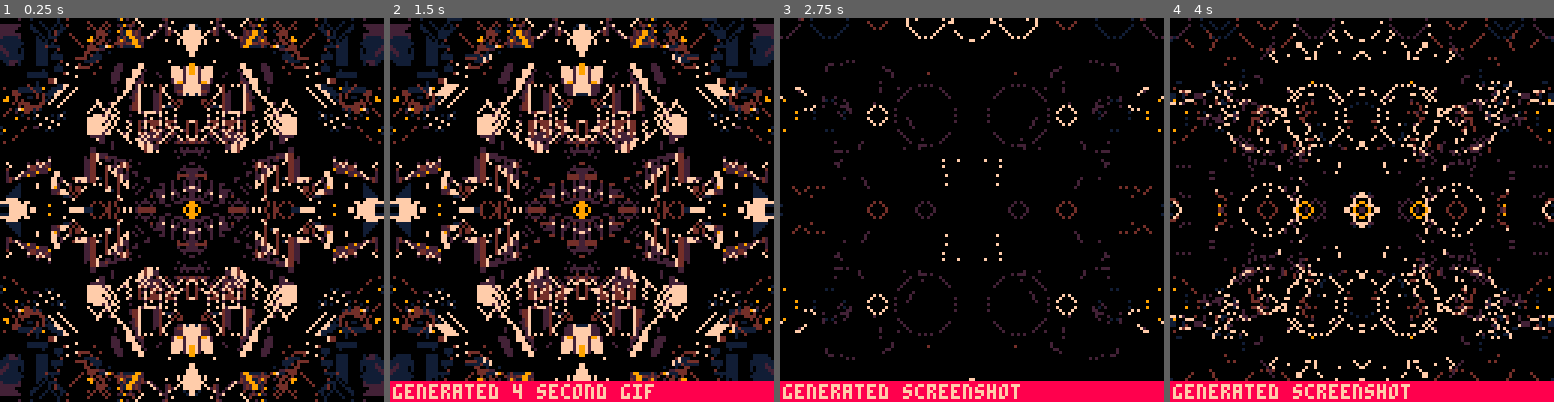
Above: before the commit, frames 1-4 (left to right).
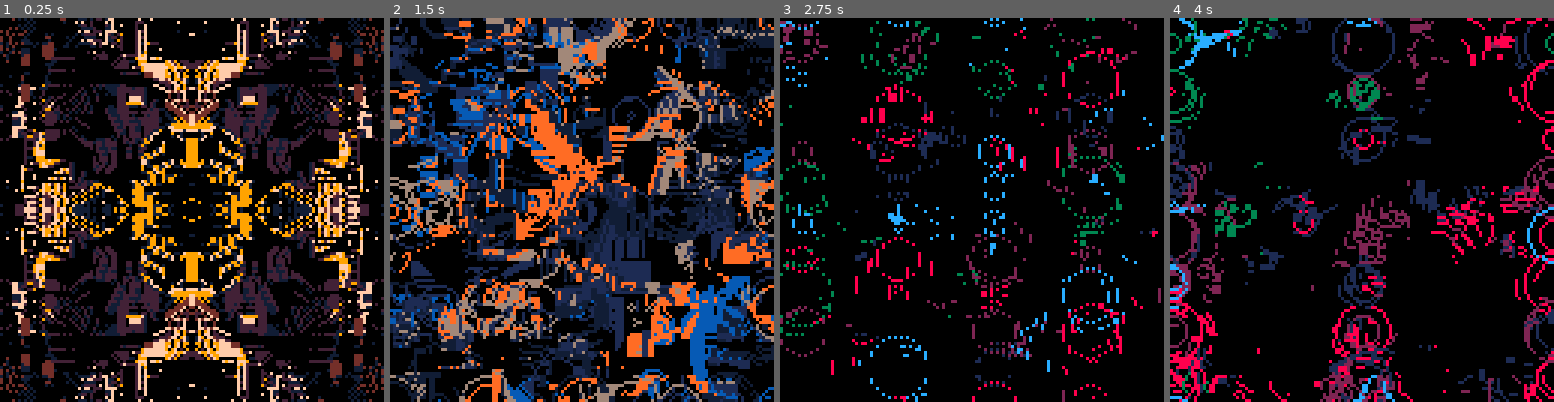
Above: after the commit, the same moments.

Repository: aebrer/pico8_carts
Game: PICO-8 cartridge versum/genesis/interior_zoning_cartography.p8
The game is run twice, just before and just after one commit, with the same random seed, the same clock (stepped at 60 frames per second) and the same inputs.
Inputs:
- Up to frame 1 (0.25 s): no input
- Up to frame 2 (1.5 s): tap X (X key) at 0.33, 1.07 s; tap O (Z key) at 0.7 s
- Up to frame 3 (2.75 s): hold Right 1.6-2.1 s; tap O (Z key) at 1.7, 2.1, 2.5 s; tap X (X key) at 1.85 s; hold Up 2.15-2.42 s; hold Right from 2.47 s (still down)
- Up to frame 4 (4 s): tap O (Z key) at 2.9, 3.3, 3.7 s; tap X (X key) at 2.97 s; release Right at 3.03 s; hold Left 3.08-3.58 s; hold Down 3.63-3.97 s

The runs differ from the first frame. In frame 1, 57% of the frame differs, in the area x 0-100%, y 0-100%; in frame 2, 70%; in frame 3, 18%; in frame 4, 31%.

Commit message:
now the map moves

Diff:
--- a/versum/genesis/interior_zoning_cartography.p8
+++ b/versum/genesis/interior_zoning_cartography.p8
@@ -13,6 +13,8 @@
 cx=0
 cy=0
 function _init()
+--cx=0cy=0
+--camera(-cx,-cy)
 srand(s)
 poke(24364,r({0,0,0,5,6,7}))
 cls()
@@ -28,24 +30,29 @@
 ∧,░,…,█,█,
 █,▥,▒,♪,▤
 }))
---fillp(░)
-xi=r({8,16,32,32,64})
-yi=r({8,16,32,32,64})
---xi=64yi=64
+--fillp(∧)
+xi=r({12,16,32,32,64})
+yi=r({12,16,32,32,64})
+while (xi<=16 and yi<=16) do
+ if r()>.5 then
+  xi=r({12,16,32,32,64})
+ else
+  yi=r({12,16,32,32,64})
+ end
+end
 
 rev_x=r({true,false})
 rev_y=r({true,false})
 end
 _init()
 ::_::
-camera(cx,cy)
-for x=0+cx,128+cx,xi do
- for y=0+cy,128+cy,yi do
+for x=-640+cx,640+cx,xi do
+ for y=-640+cy,640+cy,yi do
   c(x,y,r(10)+1,r(6))
  end
 end
-for x=0+cx,128+cx,8do
- for y=0+cy,128+cy,8do
+for x=0,128,8do
+ for y=0,128,8do
   if(rev_x)x=128-x
   if(rev_y)y=128-y
   if r()>.5 then
@@ -58,13 +65,13 @@
  end
 end
 srand(s)
---print("\^#"..s,0,0,7)
+--print("\^#"..xi.." "..yi,0,0,7)
 flip()
 --if(t()%5<=0.01)extcmd("reset")
-if(btnp(4))extcmd("screen")
-if(btnp(5))extcmd("video")
-if(btn(3))cy-=1 _init()
-if(btn(2))cy+=1 _init()
+if(btnp(4))s+=1cx=0cy=0_init()
+if(btnp(5))s-=1cx=0cy=0_init()
+if(btn(3))cy+=1 _init()
+if(btn(2))cy-=1 _init()
 if(btn(0))cx-=1 _init()
 if(btn(1))cx+=1 _init()
 goto _
